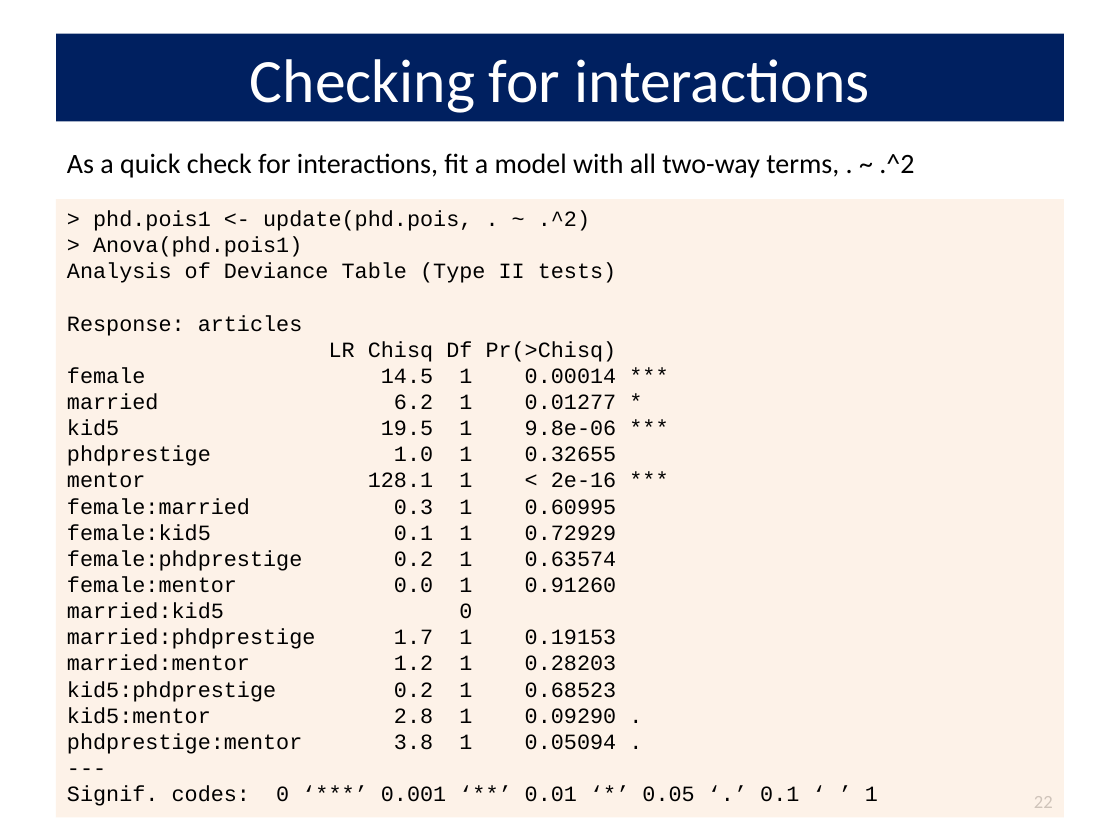
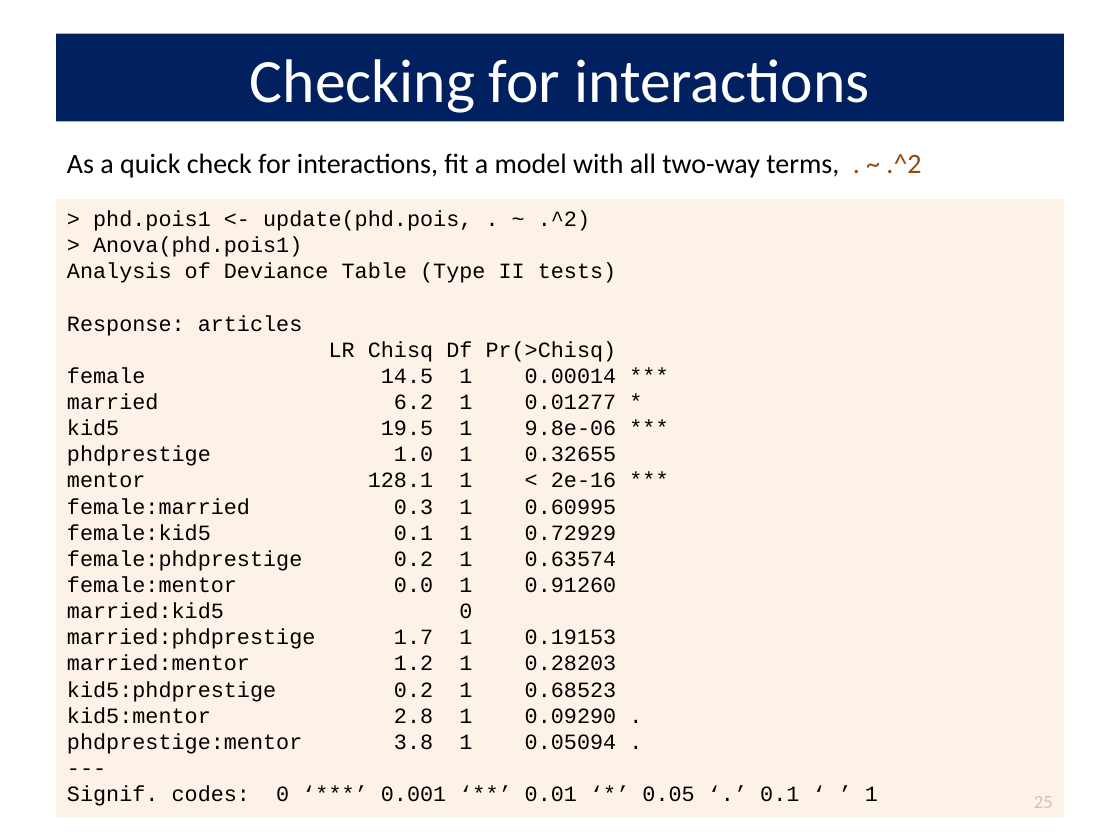
Before and after one commit to friendly/psy6136, a slide deck: slide 25 of lectures/09-CountData.pptx (slide 22 before the commit). Drawn at 1120x840 pixels with LibreOffice and Linux fonts; fonts in the diff are those of the drawing. Boxes give left, top, right and bottom in pixels: in the first picture for what was removed or moved away, otherwise in the second. Text is boxed around its words. In the diff, an @@ line names an element or a change of style, - is before the commit and + after.

```diff
--- a/lectures/09-CountData.pptx
+++ b/lectures/09-CountData.pptx
@@ text "As a quick check for ..." at (x1=67, y1=153, x2=921, y2=178): text colour #000000 to #984807 in ". ~ .^2" @@
@@ page number at (x1=1034, y1=796, x2=1053, y2=808): text changed @@
-22
+25
```
Also in this commit, not shown: 11 other slides changed, 5 slides added, 3 other files.
